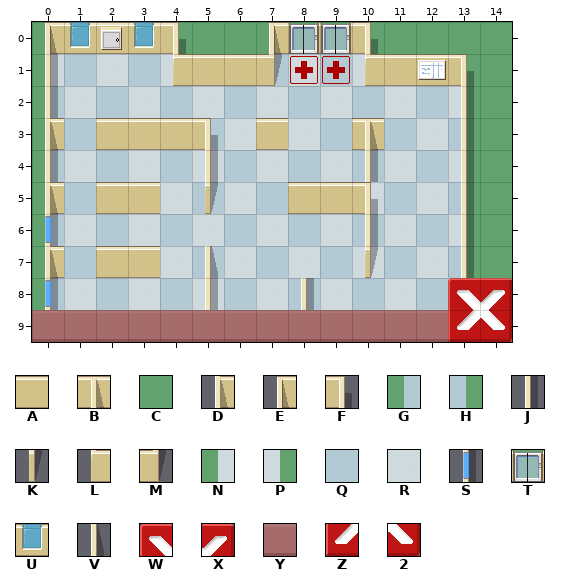
Level history. Tiled map: data/levels/lv1.tmx. That is the earlier state.
Cells are 32x32 px. Shown: x 0..14, y 0..9.
Key: from "hospital_256": A 0, B 3, C 4, D 8, E 10, F 11, G 12, H 13, J 16, K 17, L 18, M 19, N 20, P 21, Q 30, R 31, S 35, T 41, U 43, V 51, W 54, X 55, Y 61, Z 62, 2 63.
_ is an empty cell, # one hidden under a higher layer.
Layers that did not change in this view are not listed.
Layer "floor" before, first column x 0:
 0 CC#CCCCCCCCCCCC
 1 NQRQP__QRQR##CC
 2 GRQRQRQRQRQRQPC
 3 NQ###QR#RQ#QRHC
 4 GRQRQRQRQRQRQPC
 5 NQ##RQRQ##RQRHC
 6 GRQRQRQRQRQRQPC
 7 NQ##RQRQRQRQRHC
 8 GRQRQRQRQRQRQRC
 9 #####_##_#_####
Layer "Walls" before, first column x 0:
 0 EUAUF__ETTF____
 1 J___LAAM__LAAF_
 2 J____________J_
 3 D_AAAF_A__B__J_
 4 J____J____J__J_
 5 D_AA_K__AAF__J_
 6 S_________J__J_
 7 D_AA_V____K__J_
 8 S____J__J_____J
 9 ###############
Layer "UI" before, first column x 0:
 0 _______________
 1 _______________
 2 _______________
 3 _______________
 4 _______________
 5 _______________
 6 _______________
 7 _______________
 8 _____________WX
 9 YYYYYYYYYYYYYZ2
After the commit:
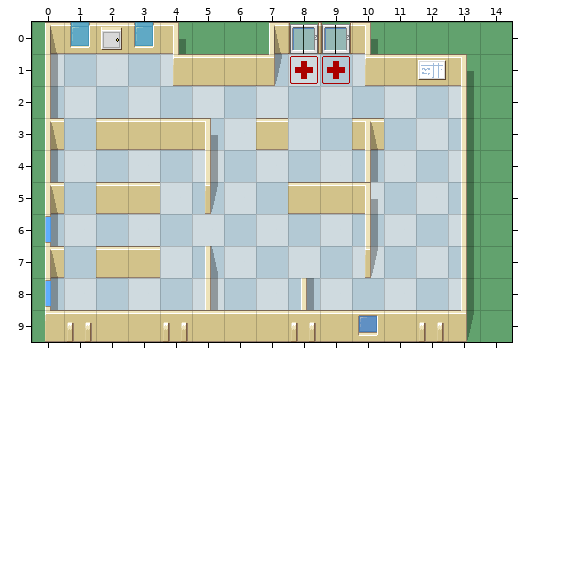
See-through tiles are keyed as they look on the map.
Commit: fixed layers and floors
From old to new:
Changed rows in their new state; . is an unchanged cell.
Layer "floor":
first column x 13:
 8 P
Layer "Walls":
first column x 13:
 8 J_
 9 M_
Layer "UI" (removed):
first column x 0:
 8 .............__
 9 _______________
